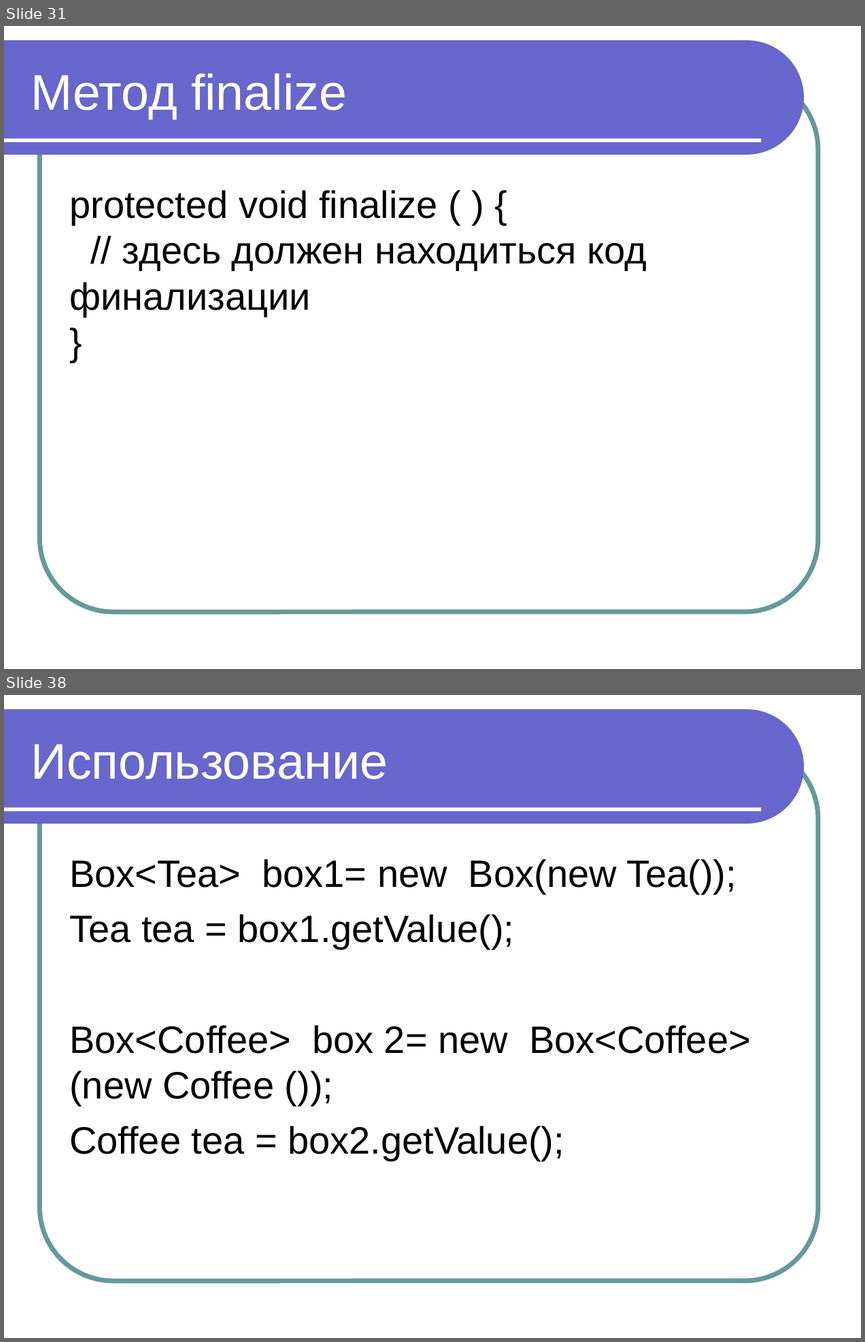
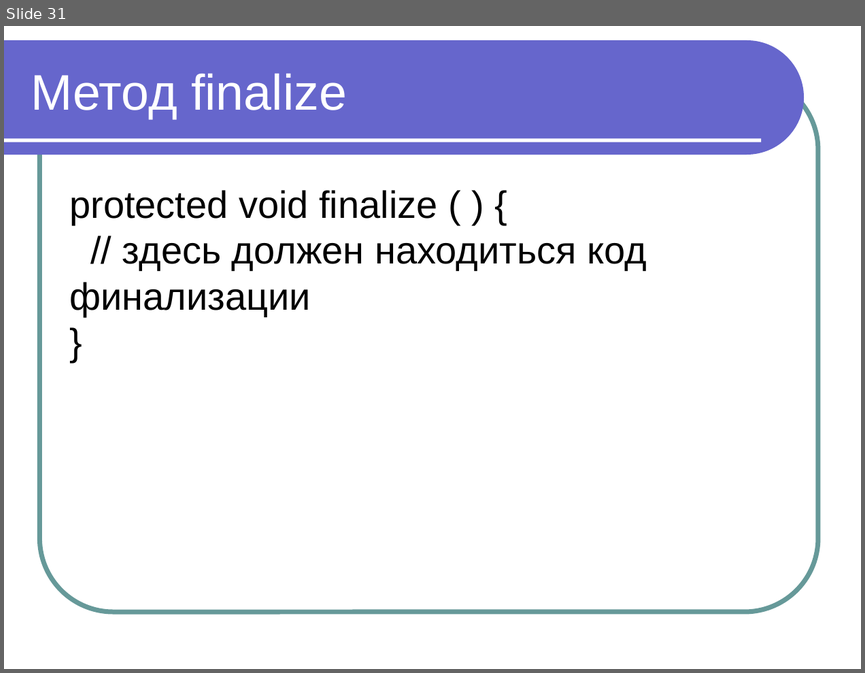
Before and after one commit to maxchv/JavaLessons, a slide deck: Lesson07/Modul 7 OOP chast 5 sborshik musora.ppt. Shown one above the other, each under a label of ours: slides 31 and 38 before the commit, slide 31 after it; the slides between them are not shown. The pictures are 865x1342 and 865x673 pixels, drawn with LibreOffice and Linux fonts; fonts in the diff are those of the drawing. Boxes give left, top, right and bottom in pixels: in the first picture for what was removed or moved away, otherwise in the second. Text is boxed around its words. In the diff, an @@ line names an element or a change of style, - is before the commit and + after.

```diff
--- a/Lesson07/Modul 7 OOP chast 5 sborshik musora.ppt
+++ b/Lesson07/Modul 7 OOP chast 5 sborshik musora.ppt
@@ slide 38 removed at [4,695,861,1338], background #FFFFFF; not listed: 3 template elements that a slide beside it also shows @@
@@ title removed at [31,744,388,779] @@
-Использование
@@ text removed at [69,859,751,1161] @@
-Box<Tea> box1= new Box(new Tea());
-Tea tea = box1.getValue();
-Box<Coffee> box 2= new Box<Coffee> (new Coffee ());
-Coffee tea = box2.getValue();
```
Also in this commit, not shown: 13 other slides removed.
